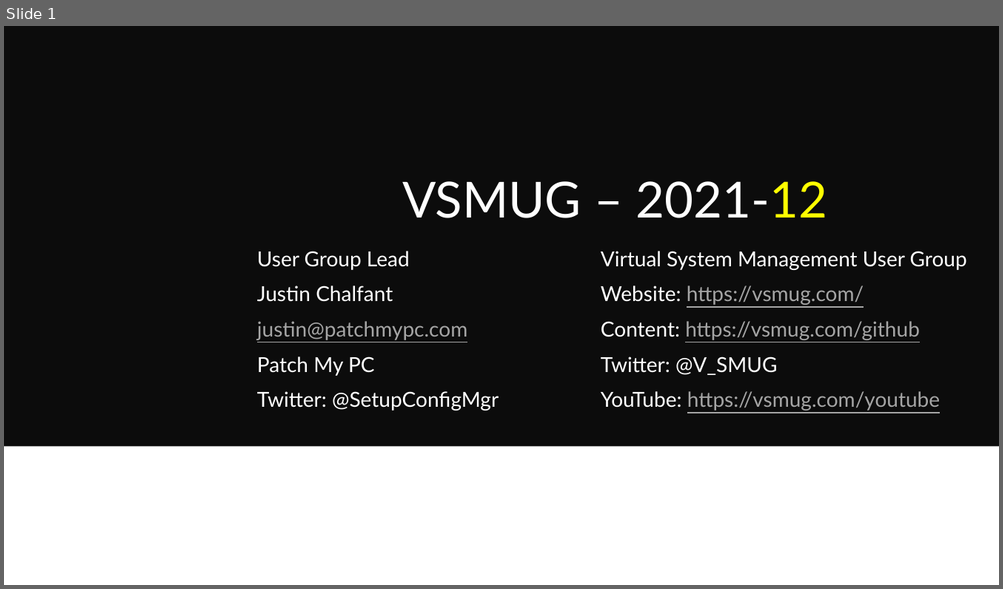
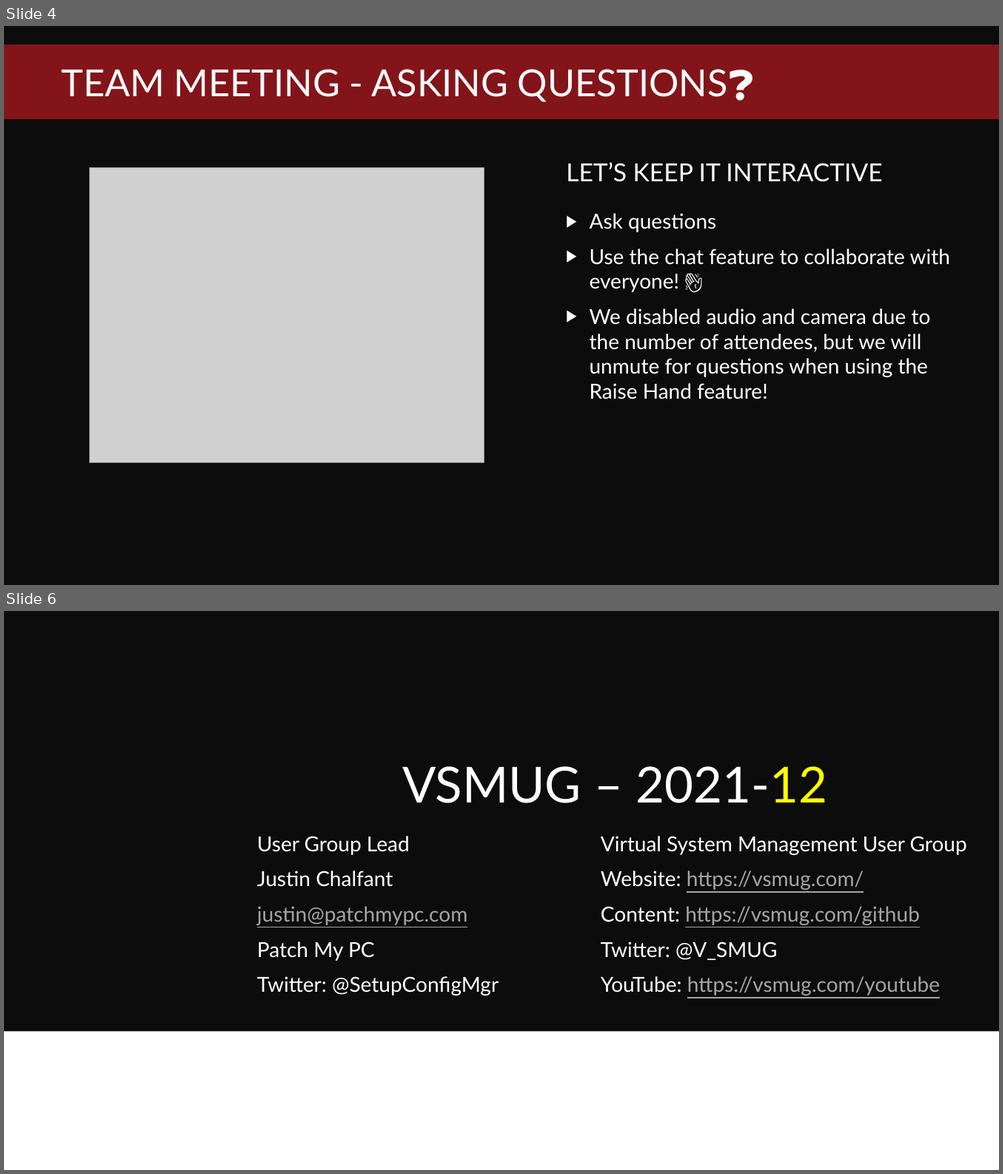
Before and after one commit to PatchMyPCTeam/VSMUG, a slide deck: 2021-12/Top 10 Tips for Optimizing WSUS/VSMUG-2021-12-WSUS-Top-10-Tips.pptx. Shown one above the other, each under a label of ours: slide 1 before the commit, slides 4 and 6 after it; the slides between them are not shown. The pictures are 1003x589 and 1003x1174 pixels, drawn with LibreOffice and Linux fonts; fonts in the diff are those of the drawing; grey boxes stand for pictures; background and template pictures are left out. Boxes give left, top, right and bottom in pixels: in the first picture for what was removed or moved away, otherwise in the second. Text is boxed around its words. In the diff, an @@ line names an element or a change of style, - is before the commit and + after.

```diff
--- a/2021-12/Top 10 Tips for Optimizing WSUS/VSMUG-2021-12-WSUS-Top-10-Tips.pptx
+++ b/2021-12/Top 10 Tips for Optimizing WSUS/VSMUG-2021-12-WSUS-Top-10-Tips.pptx
@@ slide 4 added at [4,26,999,585], background picture (left out) @@
@@ rectangle added at [4,44,999,119], fill #FB1E29 at 50% opacity @@
@@ title added at [61,69,754,102], 36 pt, text #FFFFFF @@
+TEAM MEETING - ASKING QUESTIONS❓
@@ picture added at [90,168,484,463] @@
@@ text added at [566,162,882,182], 24 pt, text #FFFFFF @@
+LET’S KEEP IT INTERACTIVE
@@ text added at [589,213,950,400], 20 pt, text #FFFFFF @@
+▶ Ask questions
+▶ Use the chat feature to collaborate with everyone! 👋
+▶ We disabled audio and camera due to the number of attendees, but we will unmute for questions when using the Raise Hand feature!
@@ what was slide 1 is now slide 6 @@
```
Also in this commit, not shown: 4 slides changed, 17 other slides added.
